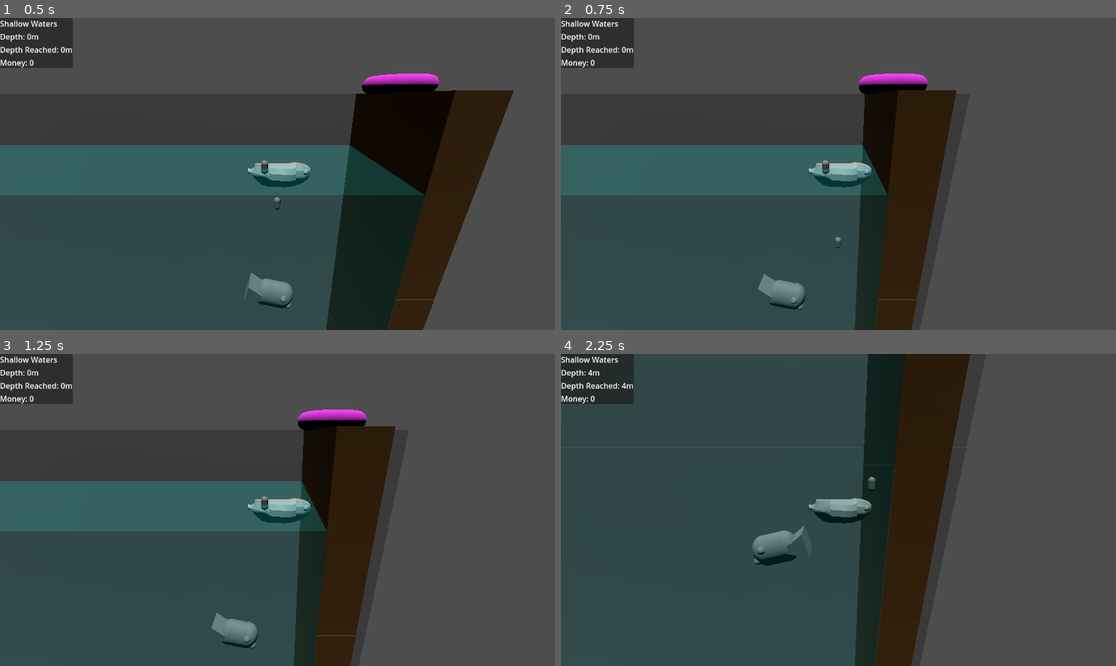
Above: before the commit, frames 1-4 (two rows, left to right).
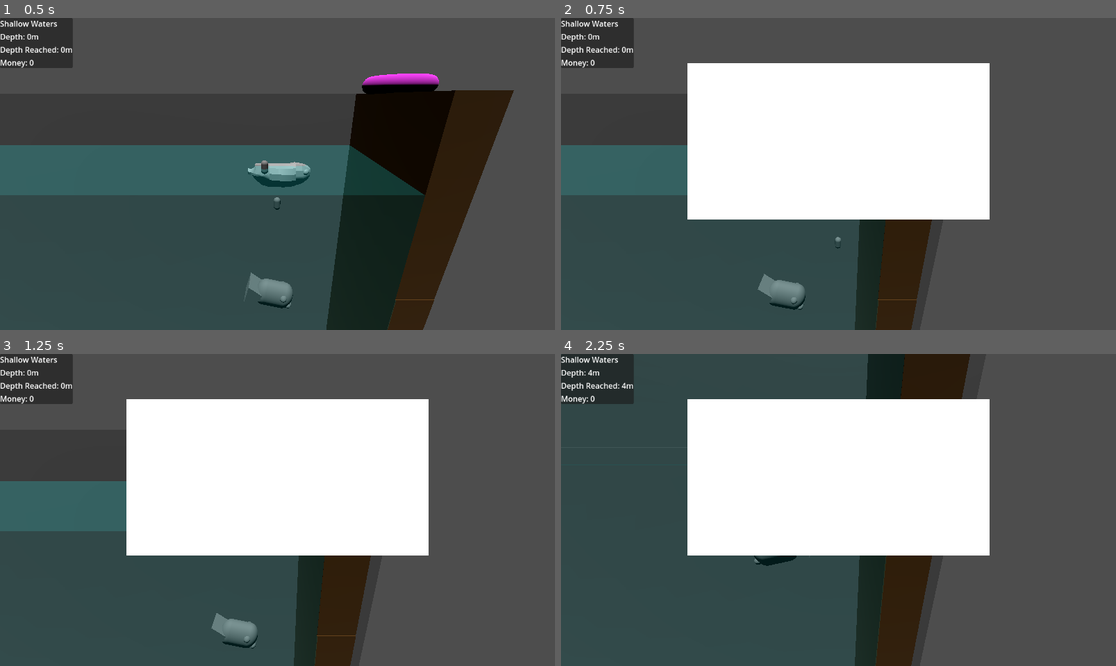
Above: after the commit, the same moments.

Repository: manusfishy/too-fishy
Game: Godot game, scene res://scenes/main_scene.tscn
Same seed, same stepped clock (60 frames per second), same inputs: the game is played once before the commit and once after it.
Inputs (mouse positions are in pixels of both pictures, inside the frame that each line leads up to):
- Up to frame 1 (0.5 s): no input
- Up to frame 2 (0.75 s): move the mouse to (960, 158) at 0.52 s; hold Right (move_right) from 0.53 s (still down); tap Tab (inv_toggle, bound only after the commit) at 0.6 s
- Up to frame 3 (1.25 s): keep holding Right (move_right)
- Up to frame 4 (2.25 s): move the mouse to (727, 525) at 1.27 s; release Right (move_right) at 1.28 s; hold Down (move_down) 1.28-2.03 s; click (727, 525) at 1.35 s; tap Tab (inv_toggle, bound only after the commit) at 1.55, 2.1 s; move the mouse to (894, 441) at 2.02 s; hold Right (move_right) from 2.03 s (still down)

Frame 1 is identical in both runs. In frame 2, 27% of the frame differs, in the area x 22-78%, y 14-65%; in frame 3, 27%; in frame 4, 27%.

Commit message:
added basic inventory structure

Diff:
--- /dev/null
+++ b/main_scene.tscn
@@ -0,0 +1,50 @@
+[gd_scene load_steps=8 format=3 uid="uid://btn7fdjm3m3lx"]
+
+[ext_resource type="Material" uid="uid://cln8yo172nfsg" path="res://materials/barrier_material_3d.tres" id="1_2c62f"]
+[ext_resource type="Material" uid="uid://c5n8hh7lc1h4b" path="res://materials/base_material_3d.tres" id="2_gyfs4"]
+
+[sub_resource type="BoxMesh" id="BoxMesh_o3jxj"]
+
+[sub_resource type="TorusMesh" id="TorusMesh_o3jxj"]
+
+[sub_resource type="QuadMesh" id="QuadMesh_o3jxj"]
+
+[sub_resource type="CapsuleMesh" id="CapsuleMesh_d5x1h"]
+
+[sub_resource type="BoxMesh" id="BoxMesh_gyfs4"]
+
+[node name="Node3D" type="Node3D"]
+
+[node name="LeftBarrier" type="MeshInstance3D" parent="."]
+transform = Transform3D(1, 0, 0, 0, 28.4816, 0, 0, 0, 4.73299, 0.0491874, -11.9606, -2.00426)
+material_override = ExtResource("1_2c62f")
+mesh = SubResource("BoxMesh_o3jxj")
+
+[node name="RightBarrier" type="MeshInstance3D" parent="."]
+transform = Transform3D(1, 0, 0, 0, 28.4816, 0, 0, 0, 4.73299, -30.095, -11.9606, -2.00426)
+material_override = ExtResource("1_2c62f")
+mesh = SubResource("BoxMesh_o3jxj")
+
+[node name="Base" type="MeshInstance3D" parent="."]
+transform = Transform3D(1, 0, 0, 0, 1, 0, 0, 0, 1, 0.0491874, 2.59377, -2.72396)
+material_override = ExtResource("2_gyfs4")
+mesh = SubResource("TorusMesh_o3jxj")
+
+[node name="Camera3D" type="Camera3D" parent="."]
+transform = Transform3D(-0.999916, 0, -0.0129674, 0, 1, 0, 0.0129674, 0, -0.999916, -4.07385, 1.90701, -7.092)
+
+[node name="DirectionalLight3D" type="DirectionalLight3D" parent="."]
+transform = Transform3D(1, 0, 0, 0, -0.397036, 0.917803, 0, -0.917803, -0.397036, 0.377669, 5.22115, -2.09301)
+
+[node name="Background" type="MeshInstance3D" parent="."]
+transform = Transform3D(37.6405, 0, 0, 0, -136.684, -8.74229e-08, 0, 1.19493e-05, -1, -15.2935, -3.53758, 0)
+mesh = SubResource("QuadMesh_o3jxj")
+
+[node name="Submarine" type="MeshInstance3D" parent="."]
+transform = Transform3D(0.023804, -0.999717, 0, 0.999717, 0.023804, 0, 0, 0, 1, -5.43522, -0.30823, -1.40896)
+mesh = SubResource("CapsuleMesh_d5x1h")
+
+[node name="Water" type="MeshInstance3D" parent="."]
+transform = Transform3D(-28.5457, 0, -0.0432478, 0, 39.7189, 0, 0.370194, 0, -3.33484, -15.0989, -20.05, -1.77885)
+mesh = SubResource("BoxMesh_gyfs4")
+skeleton = NodePath("../Camera3D")
--- a/project.godot
+++ b/project.godot
@@ -56,6 +56,12 @@
 "events": [Object(InputEventMouseButton,"resource_local_to_scene":false,"resource_name":"","device":-1,"window_id":0,"a …(253 unchanged characters)…
 ]
 }
+inv_toggle={
+"deadzone": 0.2,
+"events": [Object(InputEventKey,"resource_local_to_scene":false,"resource_name":"","device":-1,"window_id":0,"alt_pressed":false,"shift_pressed":false,"ctrl_pressed":false,"meta_pressed":false,"pressed":false,"keycode":0,"physical_keycode":4194306,"key_label":0,"unicode":0,"location":0,"echo":false,"script":null)
+, Object(InputEventKey,"resource_local_to_scene":false,"resource_name":"","device":-1,"window_id":0,"alt_pressed":false,"shift_pressed":false,"ctrl_pressed":false,"meta_pressed":false,"pressed":false,"keycode":0,"physical_keycode":69,"key_label":0,"unicode":101,"location":0,"echo":false,"script":null)
+]
+}
 
 [rendering]
 
--- /dev/null
+++ b/scenes/inv_ui.tscn
@@ -0,0 +1,17 @@
+[gd_scene load_steps=2 format=3 uid="uid://bip40vv31g12d"]
+
+[ext_resource type="Script" uid="uid://dalq72khoy8sk" path="res://scripts/inventory/inv_ui.gd" id="1_wefod"]
+
+[node name="InvUi" type="Control"]
+layout_mode = 3
+anchors_preset = 0
+offset_left = 263.0
+offset_top = 94.0
+offset_right = 843.0
+offset_bottom = 402.0
+script = ExtResource("1_wefod")
+
+[node name="ColorRect" type="ColorRect" parent="."]
+layout_mode = 0
+offset_right = 626.0
+offset_bottom = 325.0
--- a/scenes/player.tscn
+++ b/scenes/player.tscn
@@ -1,8 +1,10 @@
-[gd_scene load_steps=8 format=3 uid="uid://durrtmu3i450r"]
+[gd_scene load_steps=10 format=3 uid="uid://durrtmu3i450r"]
 
 [ext_resource type="Script" uid="uid://b4nuxfxo3kvlq" path="res://scripts/player.gd" id="1_3vyb7"]
 [ext_resource type="Script" path="res://scripts/hook.gd" id="2_g2els"]
 [ext_resource type="PackedScene" uid="uid://cdvfasjj4km5l" path="res://FishSub.fbx" id="2_qhqgy"]
+[ext_resource type="Resource" uid="uid://e0lxbmss3uuj" path="res://scenes/playerInventory.tres" id="2_qlg0r"]
+[ext_resource type="PackedScene" uid="uid://bip40vv31g12d" path="res://scenes/inv_ui.tscn" id="5_tuyoq"]
 
 [sub_resource type="CapsuleShape3D" id="CapsuleShape3D_7cn6r"]
 
@@ -17,6 +19,7 @@
 axis_lock_angular_z = true
 motion_mode = 1
 script = ExtResource("1_3vyb7")
+inventory = ExtResource("2_qlg0r")
 
 [node name="CollisionShape3D" type="CollisionShape3D" parent="."]
 transform = Transform3D(-4.37114e-08, -1, 0, 1, -4.37114e-08, 0, 0, 0, 1, 0, 0, 0)
@@ -53,4 +56,6 @@
 
 [node name="submarine" parent="Pivot" instance=ExtResource("2_qhqgy")]
 
+[node name="InvUi" parent="." instance=ExtResource("5_tuyoq")]
+
 [connection signal="body_entered" from="hook" to="hook" method="_on_body_entered"]
--- /dev/null
+++ b/scenes/playerInventory.tres
@@ -0,0 +1,9 @@
+[gd_resource type="Resource" script_class="Inv" load_steps=3 format=3 uid="uid://e0lxbmss3uuj"]
+
+[ext_resource type="Script" uid="uid://clllshm1tlvxt" path="res://scripts/inventory/inventory_item.gd" id="1_ohmvc"]
+[ext_resource type="Script" uid="uid://dfhve7vnqfost" path="res://scripts/inventory/inventory.gd" id="2_iym4r"]
+
+[resource]
+script = ExtResource("2_iym4r")
+items = Array[ExtResource("1_ohmvc")]([null, null, null, null, null, null, null, null, null, null, null, null, null, null, null, null, null, null, null, null, null, null, null, null, null, null, null])
+metadata/_custom_type_script = "uid://dfhve7vnqfost"
--- /dev/null
+++ b/scripts/inventory/inv_ui.gd
@@ -0,0 +1,22 @@
+extends Control
+
+var is_open = false
+
+func _ready():
+	close()
+
+func _process(delta: float) -> void:
+	if Input.is_action_just_pressed("inv_toggle"):
+		if is_open:
+			close()
+		else :
+			open()
+
+
+func close():
+	visible = false
+	is_open = false
+
+func open():
+	visible = true
+	is_open = true
--- /dev/null
+++ b/scripts/inventory/inventory.gd
@@ -0,0 +1,5 @@
+extends Resource
+
+class_name Inv
+
+@export var items: Array[InvItem]
--- /dev/null
+++ b/scripts/inventory/inventory_item.gd
@@ -0,0 +1,8 @@
+extends Resource
+
+class_name InvItem
+
+@export var type: String = ""
+@export var weight: int
+@export var price: int
+@export var texture: Texture2D
--- a/scripts/player.gd
+++ b/scripts/player.gd
@@ -7,6 +7,9 @@
 var throw_strength = 15.0 # Adjust for distance
 var is_holding_hook = true
 var target_velocity = Vector3.ZERO
+
+@export var inventory: Inv
+
 
 @onready var rope = $rope # A MeshInstance3D with CylinderMesh
 var is_hook_thrown = false
Not shown: 1 places in materials/water/deep.tres that only renumber resources
Not shown: 1 places in scenes/main_scene.tscn that only renumber resources
Not shown, added: scripts/inventory/inv_ui.gd.uid
Not shown, added: scripts/inventory/inventory.gd.uid
Not shown, added: scripts/inventory/inventory_item.gd.uid
